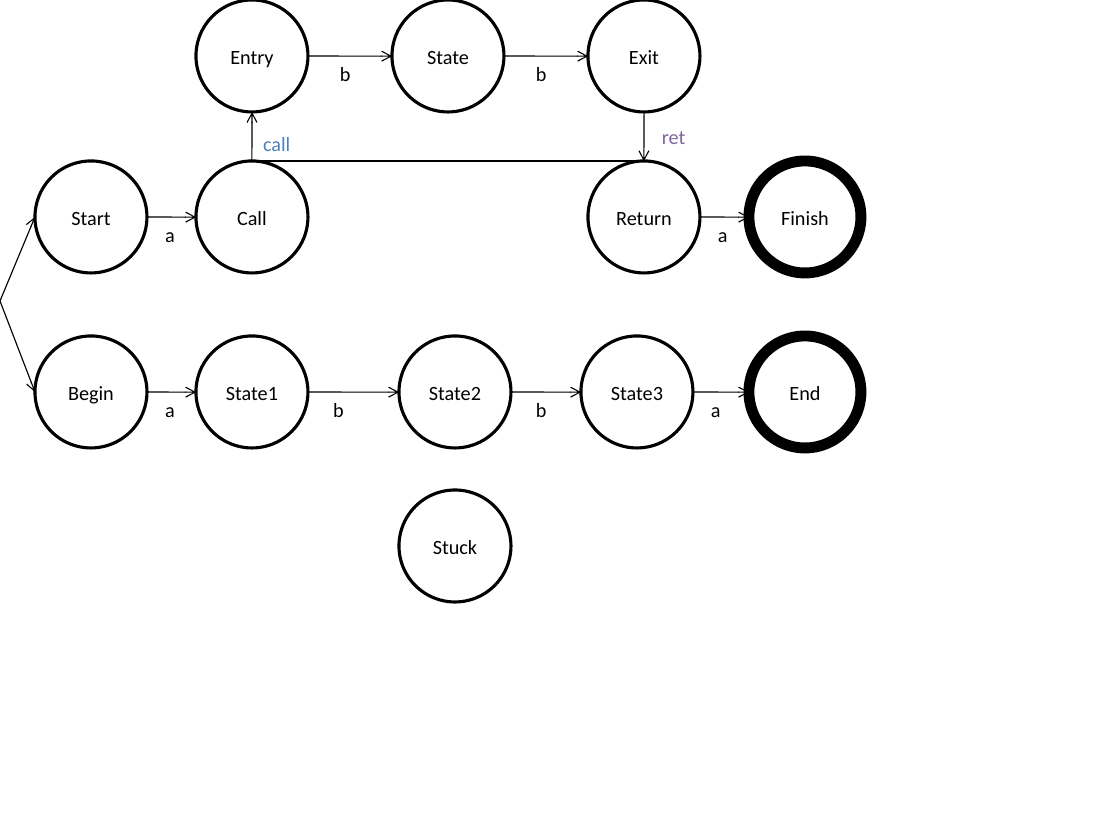
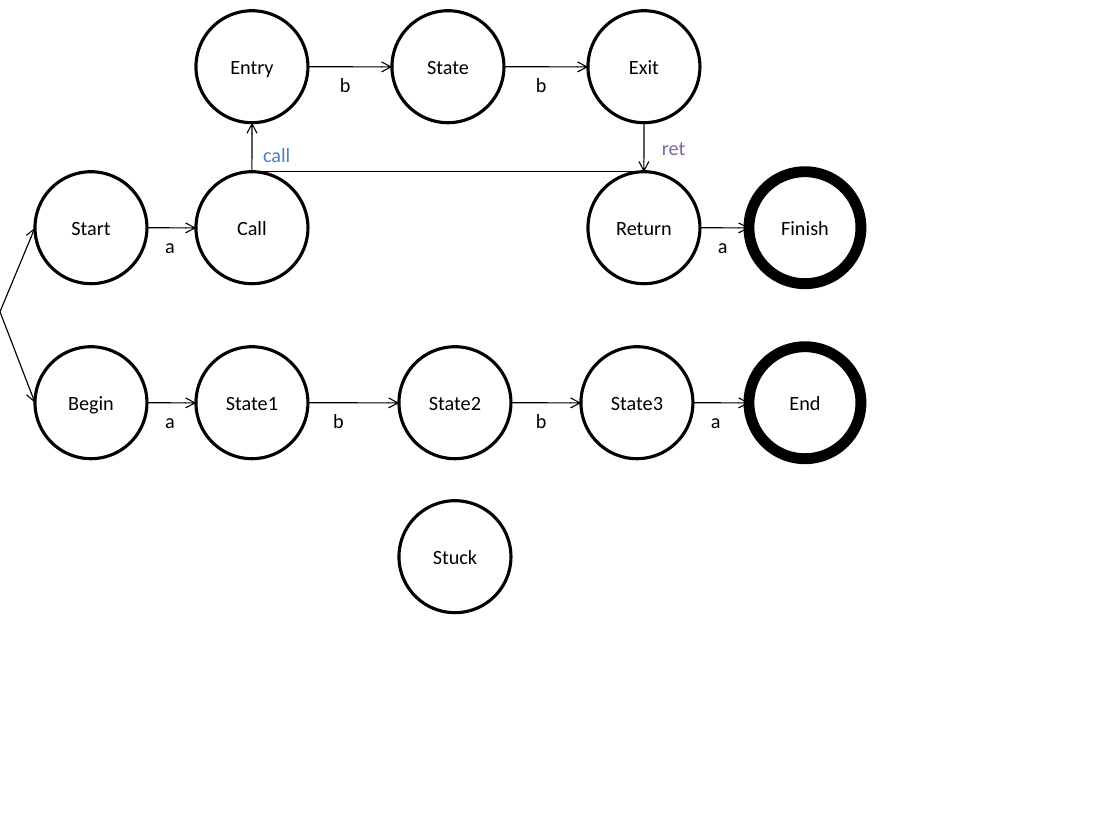
Before and after one commit to WaliDev/WALi-OpenNWA, a slide deck: slide 4 of Doc/NWA_tex/Examples.pptx. Drawn at 1120x840 pixels with LibreOffice and Linux fonts; fonts in the diff are those of the drawing. Boxes give left, top, right and bottom in pixels: in the first picture for what was removed or moved away, otherwise in the second. Text is boxed around its words. In the diff, an @@ line names an element or a change of style, - is before the commit and + after.

```diff
--- a/Doc/NWA_tex/Examples.pptx
+++ b/Doc/NWA_tex/Examples.pptx
@@ 13 ellipses, 12 arrows, 10 texts, 1 line: place and size @@
-13 ellipses, 12 arrows, 10 texts, 1 line at [0, 0, 861, 603]
+13 ellipses, 12 arrows, 10 texts, 1 line at [0, 11, 861, 613]
```
Also in this commit, not shown: 20 other slides changed, 43 other files.
